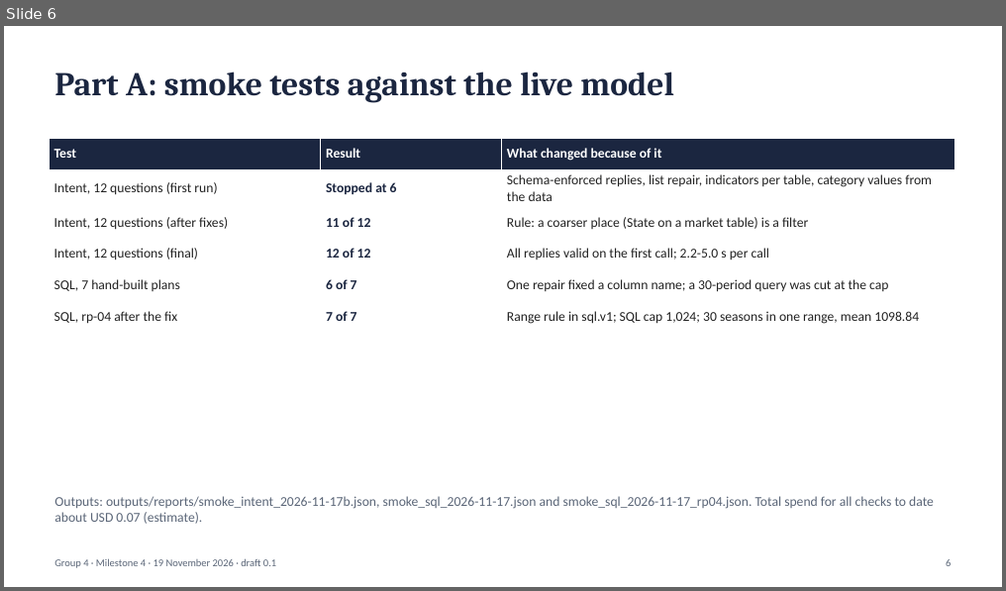
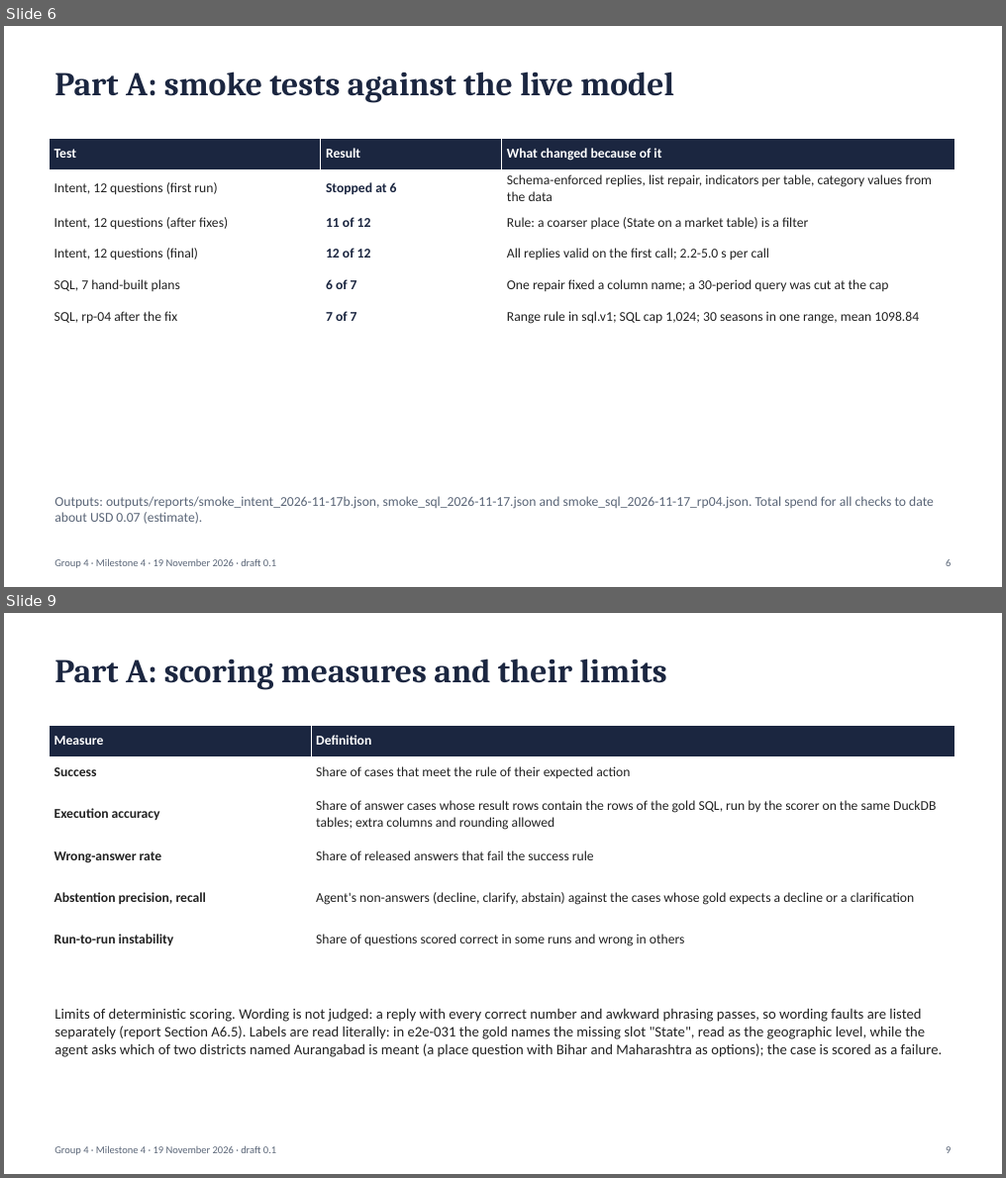
Before and after one commit to sathyaIITM/Group-4-DS-and-AI-Lab-Project, a slide deck: docs/milestones/Milestone4_TA_Presentation.pptx. Shown one above the other, each under a label of ours: slide 6 before the commit, slides 6 and 9 after it; the slides between them are not shown. The pictures are 1006x591 and 1006x1178 pixels, drawn with LibreOffice and Linux fonts; fonts in the diff are those of the drawing. Boxes give left, top, right and bottom in pixels: in the first picture for what was removed or moved away, otherwise in the second. Text is boxed around its words. In the diff, an @@ line names an element or a change of style, - is before the commit and + after.

Commit message:
DOCS: M4 report 0.6 and deck: scoring rules, end-to-end results slide, A4 and A5 aligned with A6

```diff
--- a/docs/milestones/Milestone4_TA_Presentation.pptx
+++ b/docs/milestones/Milestone4_TA_Presentation.pptx
@@ slide 9 added at (4,613,1002,1174), background #FFFFFF @@
@@ text added at (54,659,667,690), 32 pt, text #1B2640, bold @@
+Part A: scoring measures and their limits
@@ table added at (49,725,954,956), 6 rows, 2 columns @@
+Measure | Definition
+Success | Share of cases that meet the rule of their expected action
+Execution accuracy | Share of answer cases whose result rows contain the rows of the gold SQL, run by the scorer on the same DuckDB tables; extra columns and rounding allowed
+Wrong-answer rate | Share of released answers that fail the success rule
+Abstention precision, recall | Agent's non-answers (decline, clarify, abstain) against the cases whose gold expects a decline or a clarification
+Run-to-run instability | Share of questions scored correct in some runs and wrong in others
@@ text added at (54,1008,943,1058), 14 pt, text #222222 @@
+Limits of deterministic scoring. Wording is not judged: a reply with every correct number and awkward phrasing passes, so wording faults are listed separately (report Section A6.5). Labels are read literally: in e2e-031 the gold names the missing slot "State", read as the geographic level, while the agent asks which of two districts named Aurangabad is meant (a place question with Bihar and Maharashtra as options); the case is scored as a failure.
@@ text added at (54,1146,276,1156), 10 pt, text #5B6678 @@
+Group 4 · Milestone 4 · 19 November 2026 · draft 0.1
@@ text added at (945,1147,950,1154), 10 pt, text #5B6678 @@
+9
```
Also in this commit, not shown: 7 slides changed, 1 other slide added, 1 other file.
